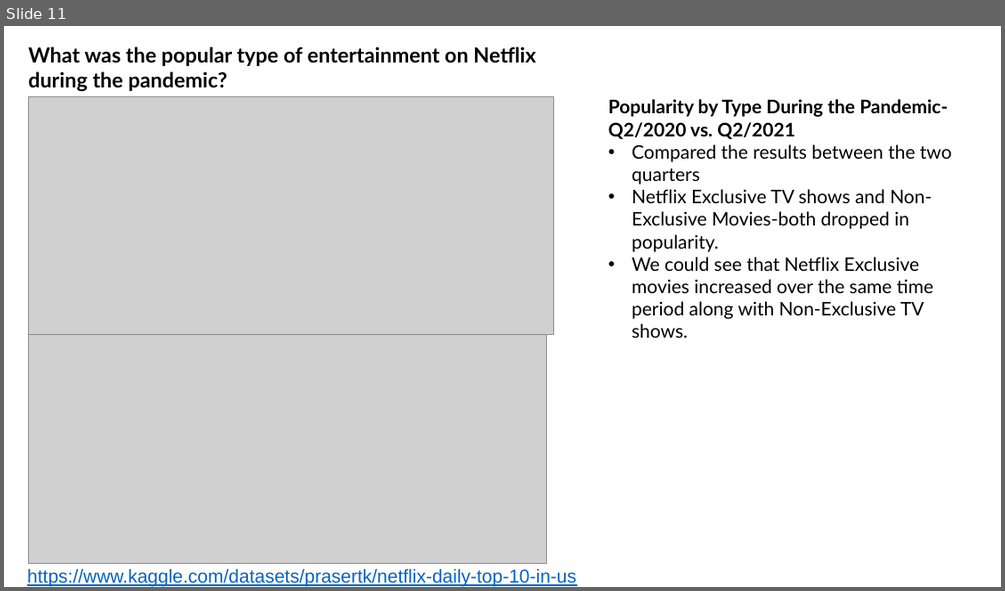
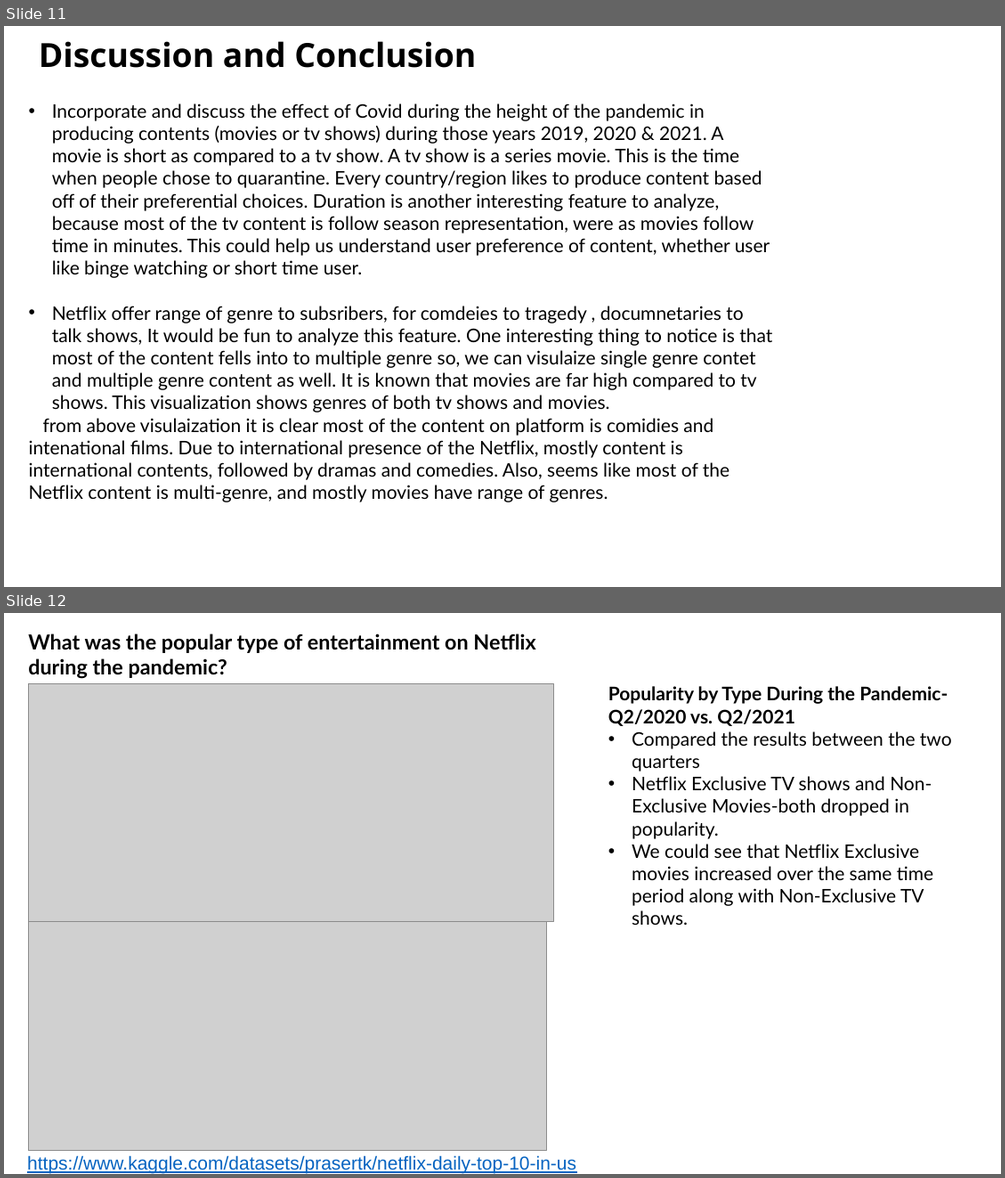
Before and after one commit to Costilrt/The-First-Project, a slide deck: TeamProjectPPT updated.pptx. Shown one above the other, each under a label of ours: slide 11 before the commit, slides 11 and 12 after it. The pictures are 1005x591 and 1005x1178 pixels, drawn with LibreOffice and Linux fonts; fonts in the diff are those of the drawing; grey boxes stand for pictures; background and template pictures are left out. Boxes give left, top, right and bottom in pixels: in the first picture for what was removed or moved away, otherwise in the second. Text is boxed around its words. In the diff, an @@ line names an element or a change of style, - is before the commit and + after.

```diff
--- a/TeamProjectPPT updated.pptx
+++ b/TeamProjectPPT updated.pptx
@@ slide 11 added at bbox=[4, 26, 1001, 587], background picture (left out) @@
@@ text added at bbox=[39, 41, 476, 68], 32 pt, text #000000, bold @@
+Discussion and Conclusion
@@ text added at bbox=[29, 103, 772, 502], 18 pt, text #000000 @@
+• Incorporate and discuss the effect of Covid during the height of the pandemic in producing contents (movies or tv shows) during those years 2019, 2020 & 2021. A movie is short as compared to a tv show. A tv show is a series movie. This is the time when people chose to quarantine. Every country/region likes to produce content based off of their preferential choices. Duration is another interesting feature to analyze, because most of the tv content is follow season representation, were as movies follow time in minutes. This could help us understand user preference of content, whether user like binge watching or short time user.
+• Netflix offer range of genre to subsribers, for comdeies to tragedy , documnetaries to talk shows, It would be fun to analyze this feature. One interesting thing to notice is that most of the content fells into to multiple genre so, we can visulaize single genre contet and multiple genre content as well. It is known that movies are far high compared to tv shows. This visualization shows genres of both tv shows and movies.
+from above visulaization it is clear most of the content on platform is comidies and intenational films. Due to international presence of the Netflix, mostly content is international contents, followed by dramas and comedies. Also, seems like most of the Netflix content is multi-genre, and mostly movies have range of genres.
@@ what was slide 11 is now slide 12 @@
```
Also in this commit, not shown: 12 other files.
